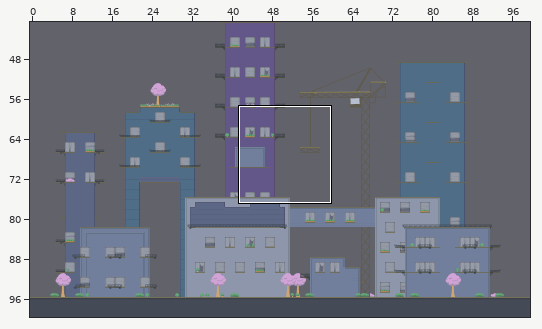
Tiled map (JSON) -- public/assets/maps/city.json. The first picture is a wide view before the edit; the outline marks the close-up.
Close-up. Before:
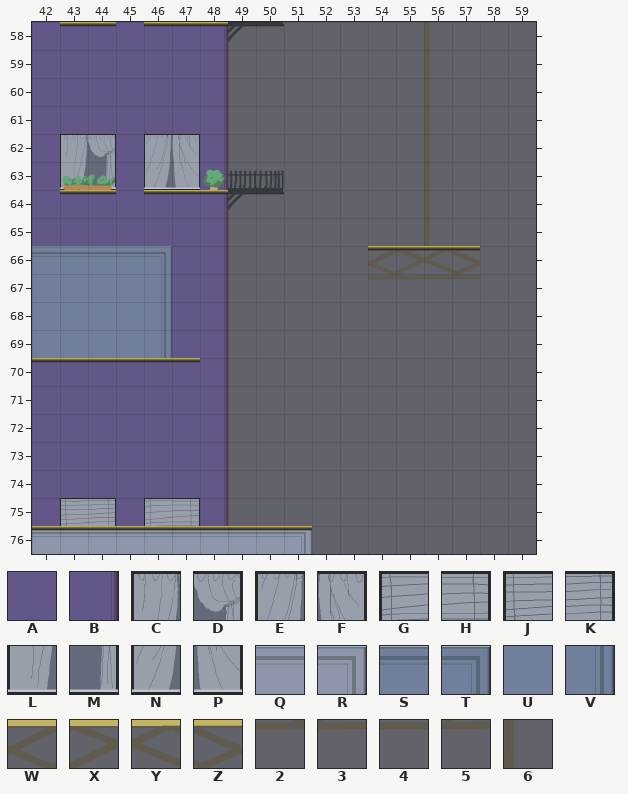
Cells are 100x100 px. Shown: x 42..59, y 58..76. The commit also changed other parts of the map, which this record leaves out. Tiles whose own drawing changed are shown in their newer look in all pictures.
Key: from "tileset_buildings": A 47, B 48, C 122, D 123, E 126, F 127, G 128, H 129, J 130, K 131, L 162, M 163, N 166, P 167, Q 201, R 202, S 204, T 205, U 244, V 245, W 307, X 308, Y 309, Z 310, 2 347, 3 348, 4 349, 5 350, 6 384.
_ is an empty cell.
Layers that did not change in this view are not listed.
Layer "Background Tiles" before, first column x 42:
58 AAAAAAB_______6___
59 AAAAAAB_______6___
60 AAAAAAB_______6___
61 AAAAAAB_______6___
62 ACDAEFB_______6___
63 ALMANPB_______6___
64 AAAAAAB_______6___
65 AAAAAAB_______6___
66 SSSSTAB_____WXYZ__
67 UUUUVAB_____2345__
68 UUUUVAB___________
69 UUUUVAB___________
70 AAAAAAB___________
71 AAAAAAB___________
72 AAAAAAB___________
73 AAAAAAB___________
74 AAAAAAB___________
75 AJKAGHB___________
76 QQQQQQQQQR________
After the commit:
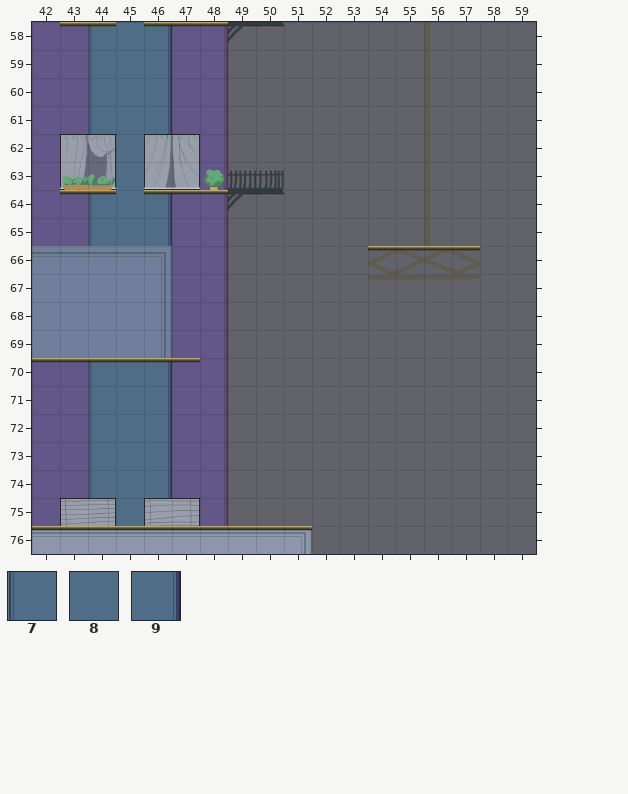
Further tiles: from "tileset_buildings": 7 43, 8 44, 9 45.
Difference:
Layer "Background Tiles":
y 58..61: x 44..46 AAA -> 789
y 62..63: x 45 A -> 8
y 64..65: x 44..46 AAA -> 789
y 70..74: x 44..46 AAA -> 789
y 75: x 45 A -> 8
